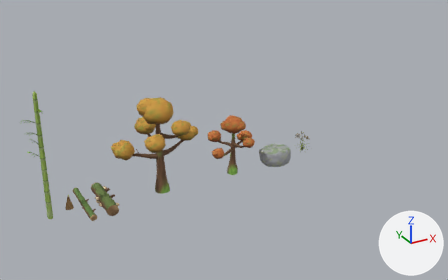
One commit to the Blender file blender/night_kit.blend: the scene before it, then after it.
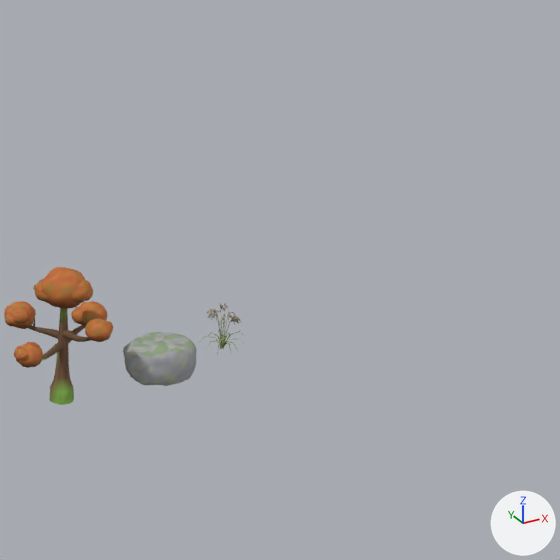
Each version is shown whole from a 50 mm camera at (-35.2, -200.7, 113.5) aimed at (77.4, 4.0, 11.1), then close up on the part from 46% to 100% of the width and 0% to 87% of the height. The lights are fixed; the arrows at lower right show +X, +Y and +Z. The older version's two pictures come first.

Before the edit, the objects in view are built like this:
```python
me_night_minotree = bpy.data.meshes.new('Night_MinoTree')
me_night_minotree.from_pydata(...)  # 3162 vertices, 3356 faces; spans x -12.0..11.8, y -10.5..10.8, z -2.5..22.3
me_night_minotree.polygons.foreach_set('use_smooth', [True] * 3356)
me_night_minotree.materials.append(mat_vertexcolor)
me_night_starrock = bpy.data.meshes.new('Night_StarRock')
me_night_starrock.from_pydata(...)  # 762 vertices, 800 faces; spans x -6.96..7.25, y -6.07..6.07, z -2.2..4.4
me_night_starrock.polygons.foreach_set('use_smooth', [True] * 800)
me_night_starrock.materials.append(mat_vertexcolor)
ob_night_minotree = bpy.data.objects.new('Night_MinoTree', me_night_minotree)
ob_night_minotree.location = (79.3, 0.0, 0.0)
ob_night_starrock = bpy.data.objects.new('Night_StarRock', me_night_starrock)
ob_night_starrock.location = (100.2, 0.0, 0.0)
```
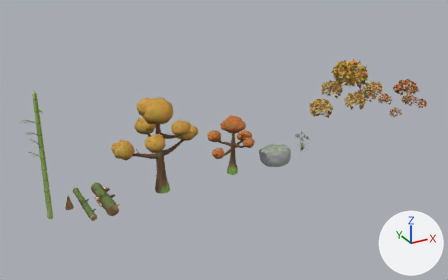
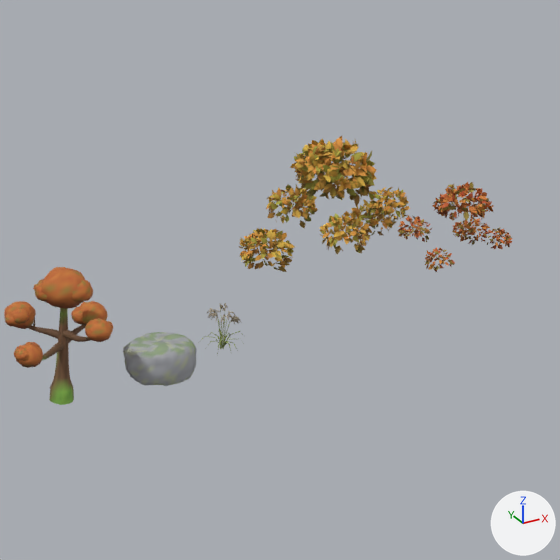
What changed in the scene script:
```text
Add me_night_leavesmino:
    me_night_leavesmino.from_pydata(...)  # 11088 vertices, 5544 faces; spans x -12.4..12.5, y -11.1..11.2, z 7.8..23.3
    me_night_leavesmino.polygons.foreach_set('use_smooth', [True] * 5544)
    me_night_leavesmino.materials.append(mat_vertexcolor)
Add me_night_leavesroost:
    me_night_leavesroost.from_pydata(...)  # 21456 vertices, 10728 faces; spans x -18.4..18.0, y -14.5..18.1, z 12.7..37.3
    me_night_leavesroost.polygons.foreach_set('use_smooth', [True] * 10728)
    me_night_leavesroost.materials.append(mat_vertexcolor)
Add ob_night_leavesmino:
    ob_night_leavesmino = bpy.data.objects.new('Night_LeavesMino', me_night_leavesmino)
    ob_night_leavesmino.location = (172.0, 0.0, 0.0)
Add ob_night_leavesroost:
    ob_night_leavesroost = bpy.data.objects.new('Night_LeavesRoost', me_night_leavesroost)
    ob_night_leavesroost.location = (139.3, 0.0, 0.0)
```

What differs and where, as boxes (x1, y1, x2, y2) in the close-ups (560 x 560 px):
'Night_LeavesRoost', added (brown): after (239, 136, 410, 272)
'Night_LeavesMino', added (brown): after (398, 182, 512, 272)
